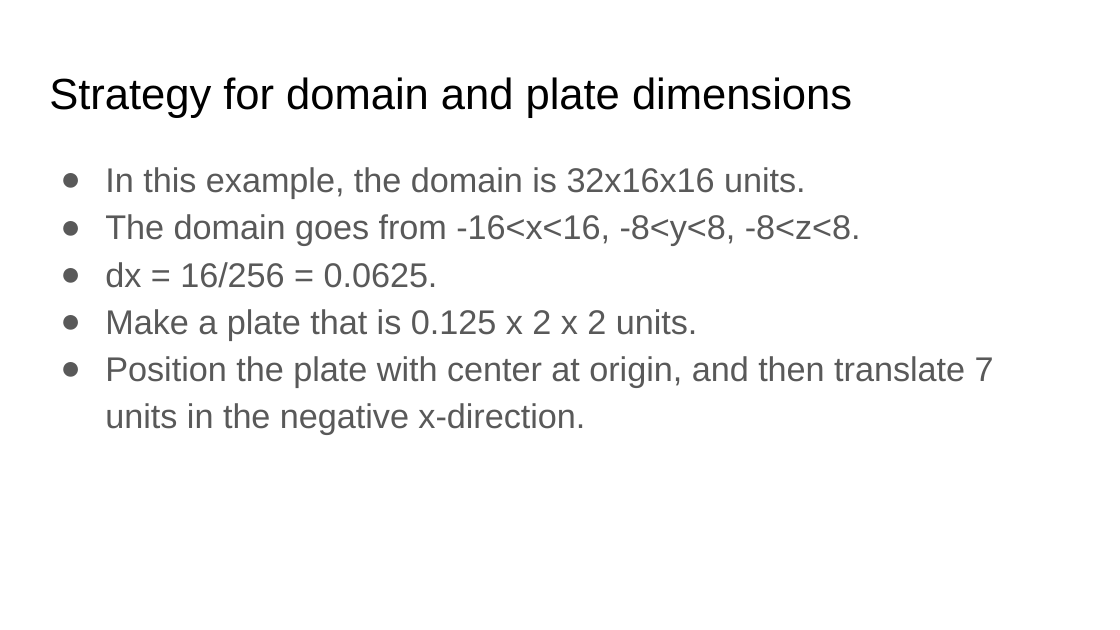
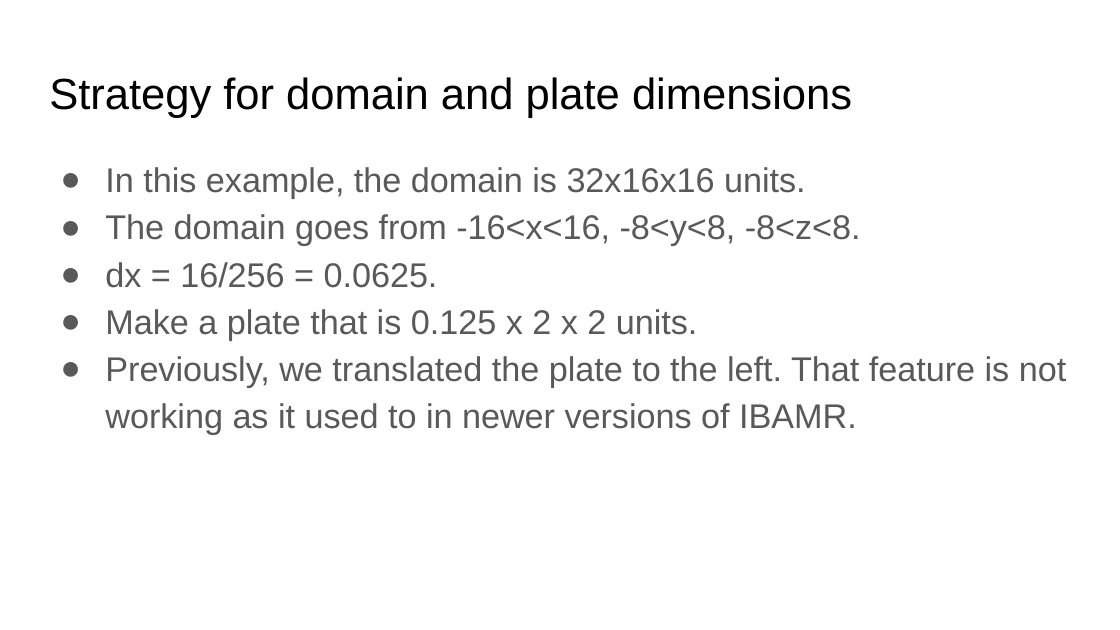
Before and after one commit to fairyflies9/IBAMR-Tutorials, a slide deck: slide 3 of IBFE Lectures/3-IBFE 3D Flow Past Objects.pptx. Drawn at 1120x630 pixels with LibreOffice and Linux fonts; fonts in the diff are those of the drawing. Boxes give left, top, right and bottom in pixels: in the first picture for what was removed or moved away, otherwise in the second. Text is boxed around its words. In the diff, an @@ line names an element or a change of style, - is before the commit and + after.

```diff
--- a/IBFE Lectures/3-IBFE 3D Flow Past Objects.pptx
+++ b/IBFE Lectures/3-IBFE 3D Flow Past Objects.pptx
@@ text at <box>105,356,1066,435</box>: text changed @@
-● Position the plate with center at origin, and then translate 7 units in the negative x-direction.
+● Previously, we translated the plate to the left. That feature is not working as it used to in newer versions of IBAMR.
```
Also in this commit, not shown: 5 other slides changed, 1 slide added, 1 slide removed, 13 other files.
